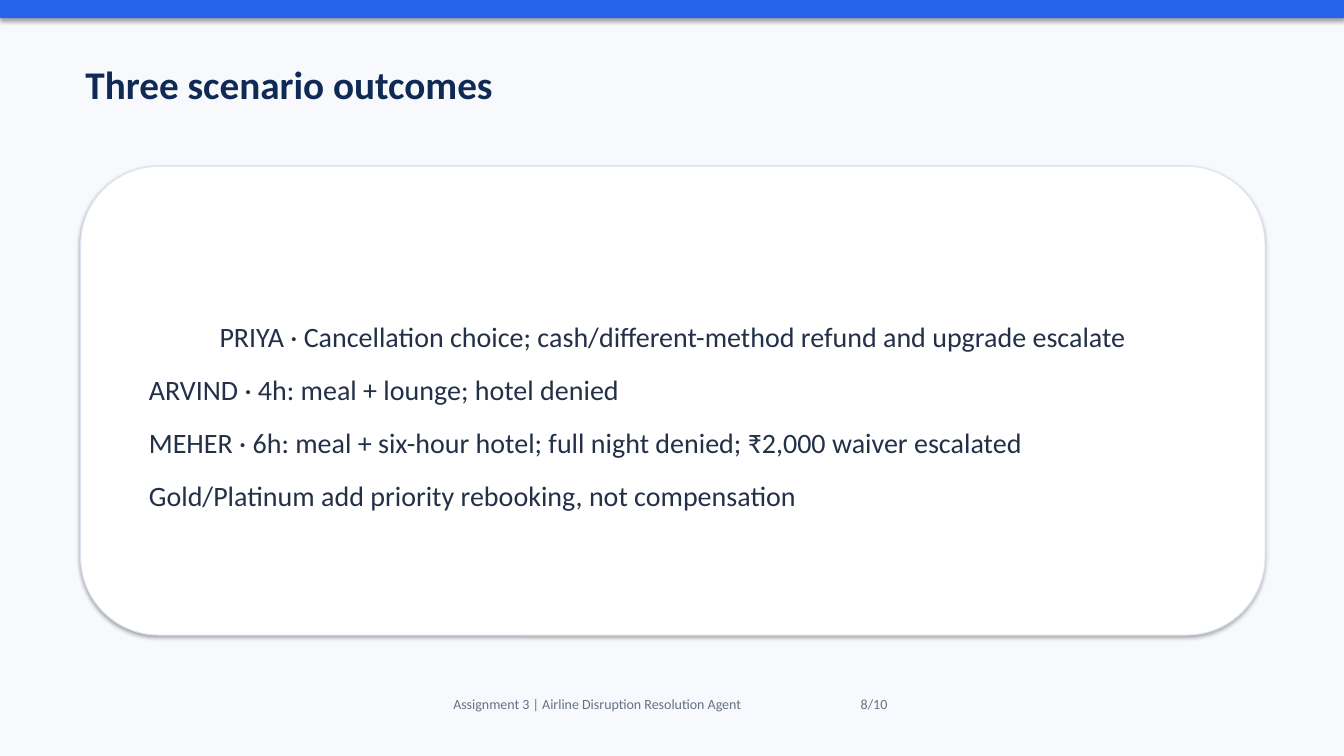
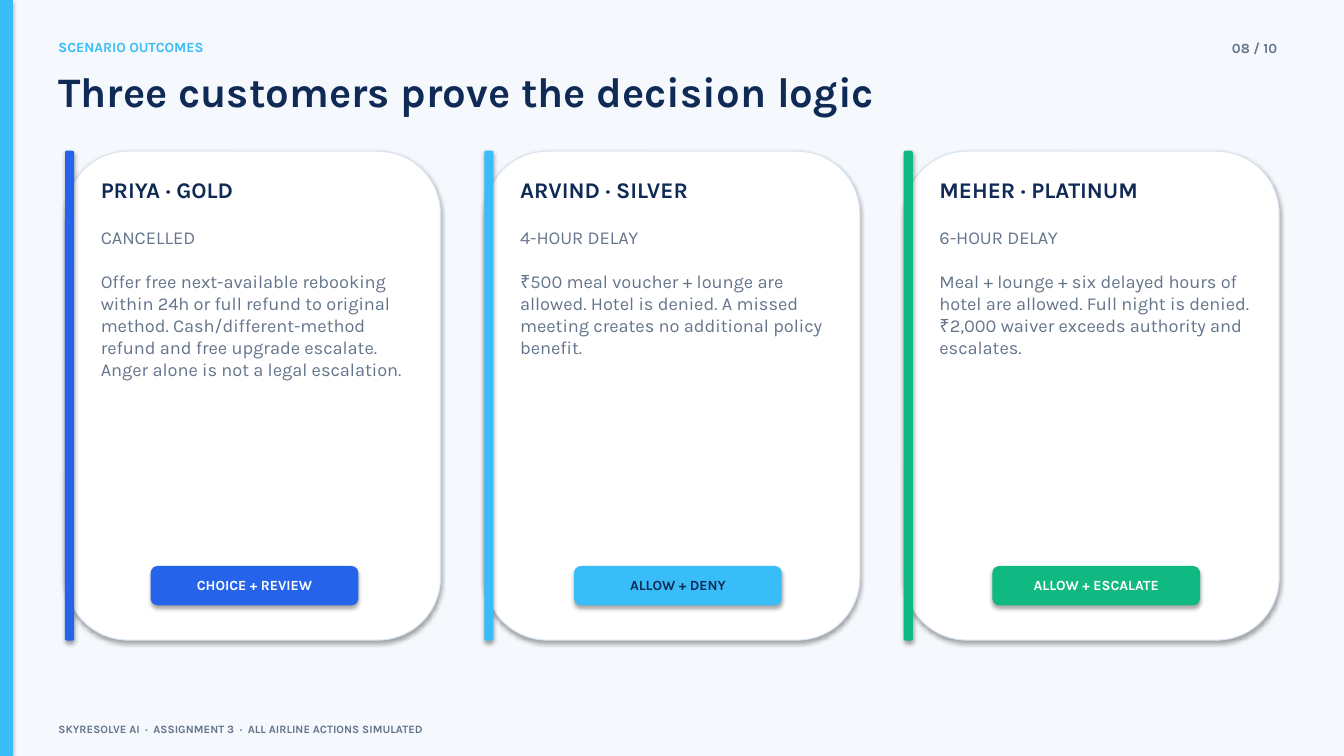
Before and after one commit to shashavali-8524/skyline, a slide deck: slide 8 of artifacts/Assignment_3_Airline_Resolution_Agent.pptx. Drawn at 1344x756 pixels with LibreOffice and Linux fonts; fonts in the diff are those of the drawing. Boxes give left, top, right and bottom in pixels: in the first picture for what was removed or moved away, otherwise in the second. Text is boxed around its words. In the diff, an @@ line names an element or a change of style, - is before the commit and + after.

Commit message:
Redesign SkyResolve assignment presentation

```diff
--- a/artifacts/Assignment_3_Airline_Resolution_Agent.pptx
+++ b/artifacts/Assignment_3_Airline_Resolution_Agent.pptx
@@ background #F7F9FC to #F5F8FC @@
@@ rectangle removed at <box>0,0,1344,18</box> @@
@@ rectangle added at <box>0,0,12,756</box>, fill #38BDF8, outline #38BDF8 0.75 pt @@
@@ text at <box>58,42,203,52</box>: text changed; size 28 to 10 pt; font Calibri to Karla; text colour #102A56 to #38BDF8 @@
-Three scenario outcomes
+SCENARIO OUTCOMES
@@ text at <box>1232,44,1277,53</box>: text changed; font Calibri to Karla; text colour #667085 to #64748B; bold on @@
-Assignment 3 | Airline Disruption Resolution Agent 8/10
+08 / 10
@@ text added at <box>58,77,874,118</box>, 30 pt, text #102A56, bold @@
+Three customers prove the decision logic
@@ rounded rectangle added at <box>66,151,441,640</box>, fill #FFFFFF, outline #D9E4F2 0.75 pt @@
@@ rounded rectangle added at <box>66,151,74,640</box>, fill #2563EB, outline #2563EB 0.75 pt @@
@@ rounded rectangle removed at <box>81,166,1265,635</box> @@
-PRIYA · Cancellation choice; cash/different-method refund and upgrade escalate
-ARVIND · 4h: meal + lounge; hotel denied
-MEHER · 6h: meal + six-hour hotel; full night denied; ₹2,000 waiver escalated
-Gold/Platinum add priority rebooking, not compensation
@@ rounded rectangle added at <box>485,151,860,640</box>, fill #FFFFFF, outline #D9E4F2 0.75 pt @@
@@ rounded rectangle added at <box>485,151,493,640</box>, fill #38BDF8, outline #38BDF8 0.75 pt @@
@@ rounded rectangle added at <box>904,151,1279,640</box>, fill #FFFFFF, outline #D9E4F2 0.75 pt @@
@@ rounded rectangle added at <box>904,151,912,640</box>, fill #10B981, outline #10B981 0.75 pt @@
@@ text added at <box>101,183,233,199</box>, 16 pt, text #102A56, bold @@
+PRIYA · GOLD
@@ text added at <box>520,183,688,199</box>, 16 pt, text #102A56, bold @@
+ARVIND · SILVER
@@ text added at <box>939,183,1138,199</box>, 16 pt, text #102A56, bold @@
+MEHER · PLATINUM
@@ text added at <box>101,232,402,381</box>, 13 pt, text #64748B @@
+CANCELLED
+Offer free next-available rebooking within 24h or full refund to original method. Cash/different-method refund and free upgrade escalate. Anger alone is not a legal escalation.
@@ text added at <box>520,232,822,354</box>, 13 pt, text #64748B @@
+4-HOUR DELAY
+₹500 meal voucher + lounge are allowed. Hotel is denied. A missed meeting creates no additional policy benefit.
@@ text added at <box>939,232,1249,354</box>, 13 pt, text #64748B @@
+6-HOUR DELAY
+Meal + lounge + six delayed hours of hotel are allowed. Full night is denied. ₹2,000 waiver exceeds authority and escalates.
@@ rounded rectangle added at <box>151,567,358,605</box>, fill #2563EB, outline #2563EB 0.75 pt @@
@@ rounded rectangle added at <box>575,567,781,605</box>, fill #38BDF8, outline #38BDF8 0.75 pt @@
@@ rounded rectangle added at <box>993,567,1200,605</box>, fill #10B981, outline #10B981 0.75 pt @@
@@ text added at <box>197,580,312,590</box>, 10 pt, text #FFFFFF, bold @@
+CHOICE + REVIEW
@@ text added at <box>630,581,726,590</box>, 10 pt, text #102A56, bold @@
+ALLOW + DENY
@@ text added at <box>1034,580,1158,590</box>, 10 pt, text #FFFFFF, bold @@
+ALLOW + ESCALATE
@@ text added at <box>58,725,422,733</box>, 8 pt, text #64748B, bold @@
+SKYRESOLVE AI · ASSIGNMENT 3 · ALL AIRLINE ACTIONS SIMULATED
```
Also in this commit, not shown: 3 other slides changed, 6 slides added, 6 slides removed, 1 other file.
